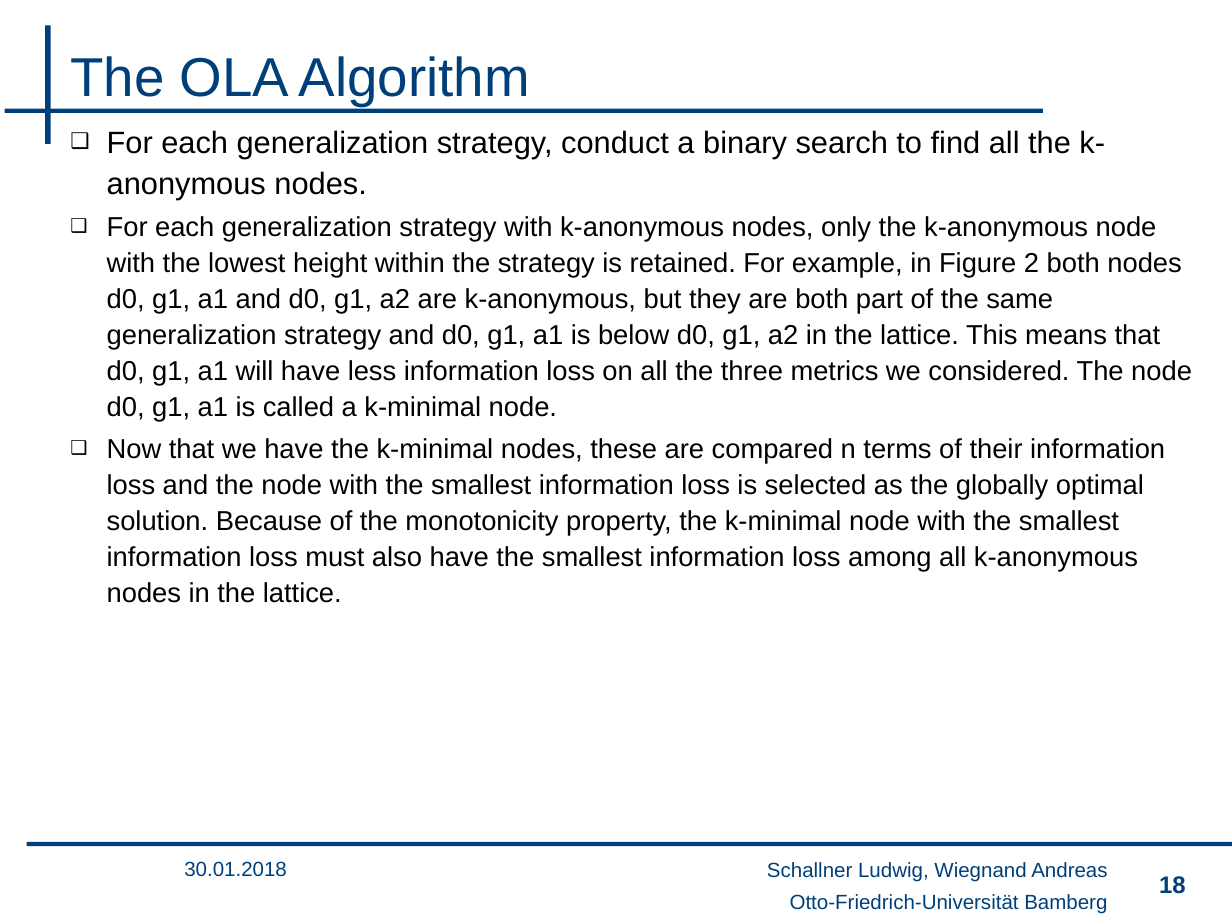
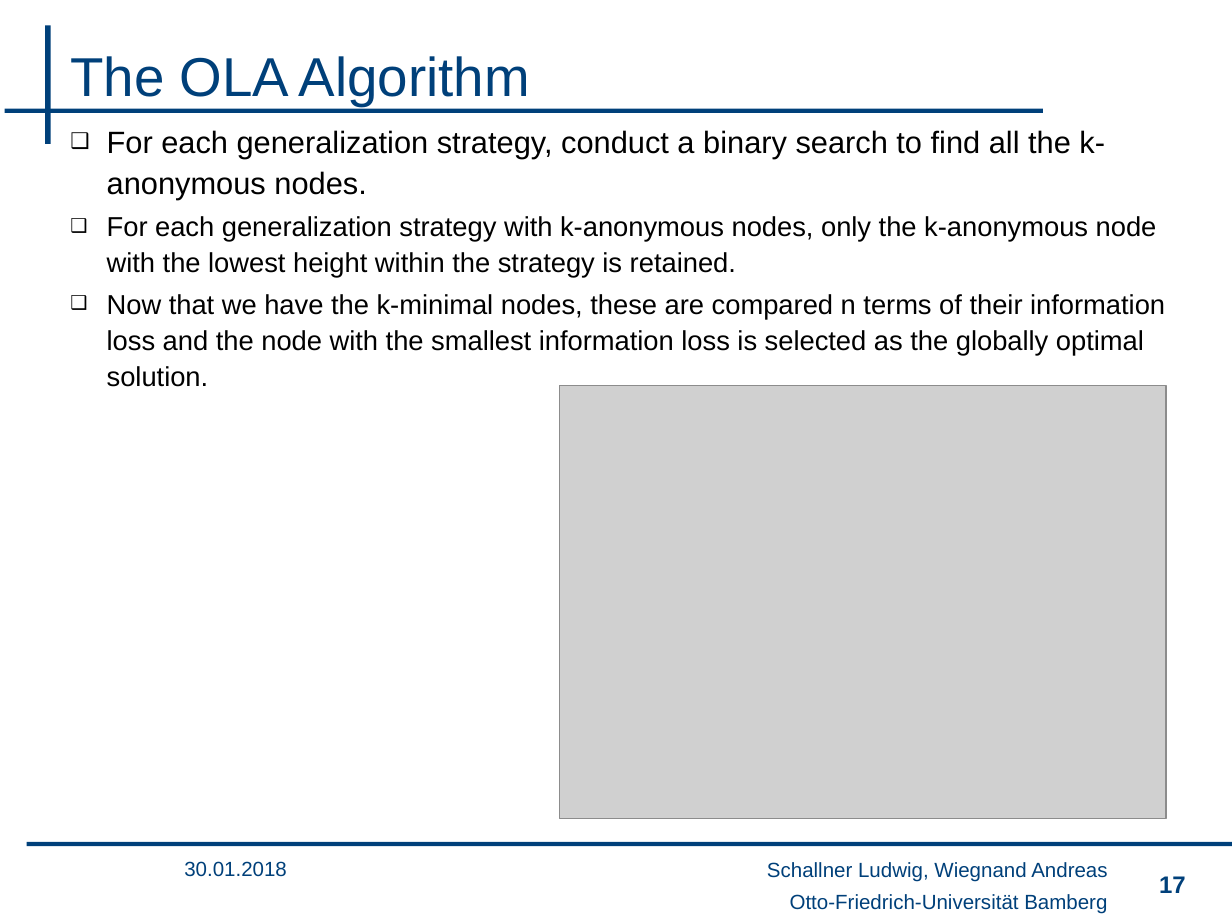
Before and after one commit to wsgan001/PSI-MSem, a slide deck: slide 17 of presentation/sicherheits_final_anV3.pptx (slide 18 before the commit). Drawn at 1232x924 pixels with LibreOffice and Linux fonts; fonts in the diff are those of the drawing; grey boxes stand for pictures; background and template pictures are left out. Boxes give left, top, right and bottom in pixels: in the first picture for what was removed or moved away, otherwise in the second. Text is boxed around its words. In the diff, an @@ line names an element or a change of style, - is before the commit and + after.

Commit message:
22

```diff
--- a/presentation/sicherheits_final_anV3.pptx
+++ b/presentation/sicherheits_final_anV3.pptx
@@ text at [107,216,1165,387]: text changed @@
-❑ For each generalization strategy with k-anonymous nodes, only the k-anonymous node with the lowest height within the strategy is retained. For example, in Figure 2 both nodes d0, g1, a1 and d0, g1, a2 are k-anonymous, but they are both part of the same generalization strategy and d0, g1, a1 is below d0, g1, a2 in the lattice. This means that d0, g1, a1 will have less information loss on all the three metrics we considered. The node d0, g1, a1 is called a k-minimal node.
-❑ Now that we have the k-minimal nodes, these are compared n terms of their information loss and the node with the smallest information loss is selected as the globally optimal solution. Because of the monotonicity property, the k-minimal node with the smallest information loss must also have the smallest information loss among all k-anonymous nodes in the lattice.
+❑ For each generalization strategy with k-anonymous nodes, only the k-anonymous node with the lowest height within the strategy is retained.
+❑ Now that we have the k-minimal nodes, these are compared n terms of their information loss and the node with the smallest information loss is selected as the globally optimal solution.
@@ picture added at [559,386,1167,819] @@
@@ page number at [1159,876,1186,893]: text changed @@
-18
+17
```
Also in this commit, not shown: 6 other slides changed, 1 slide removed.
